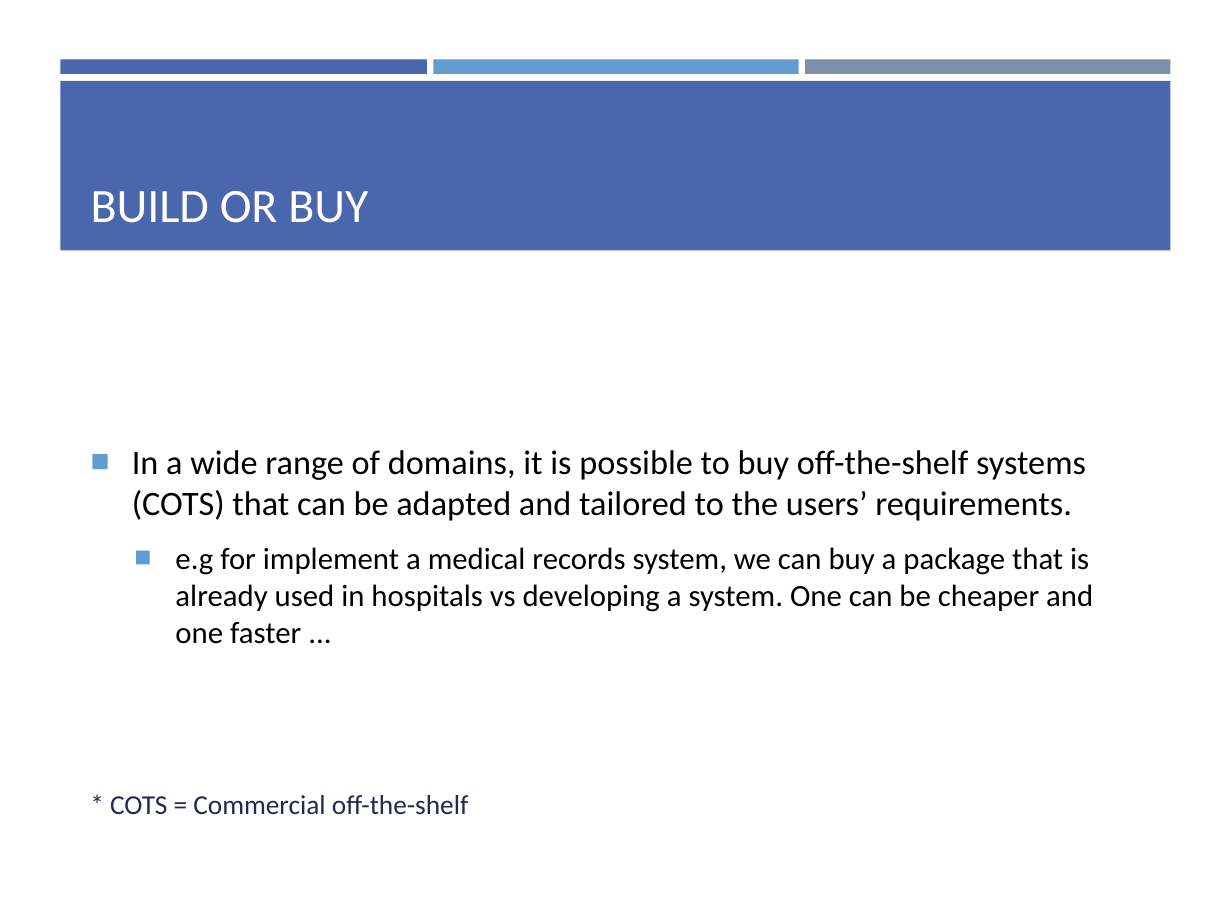
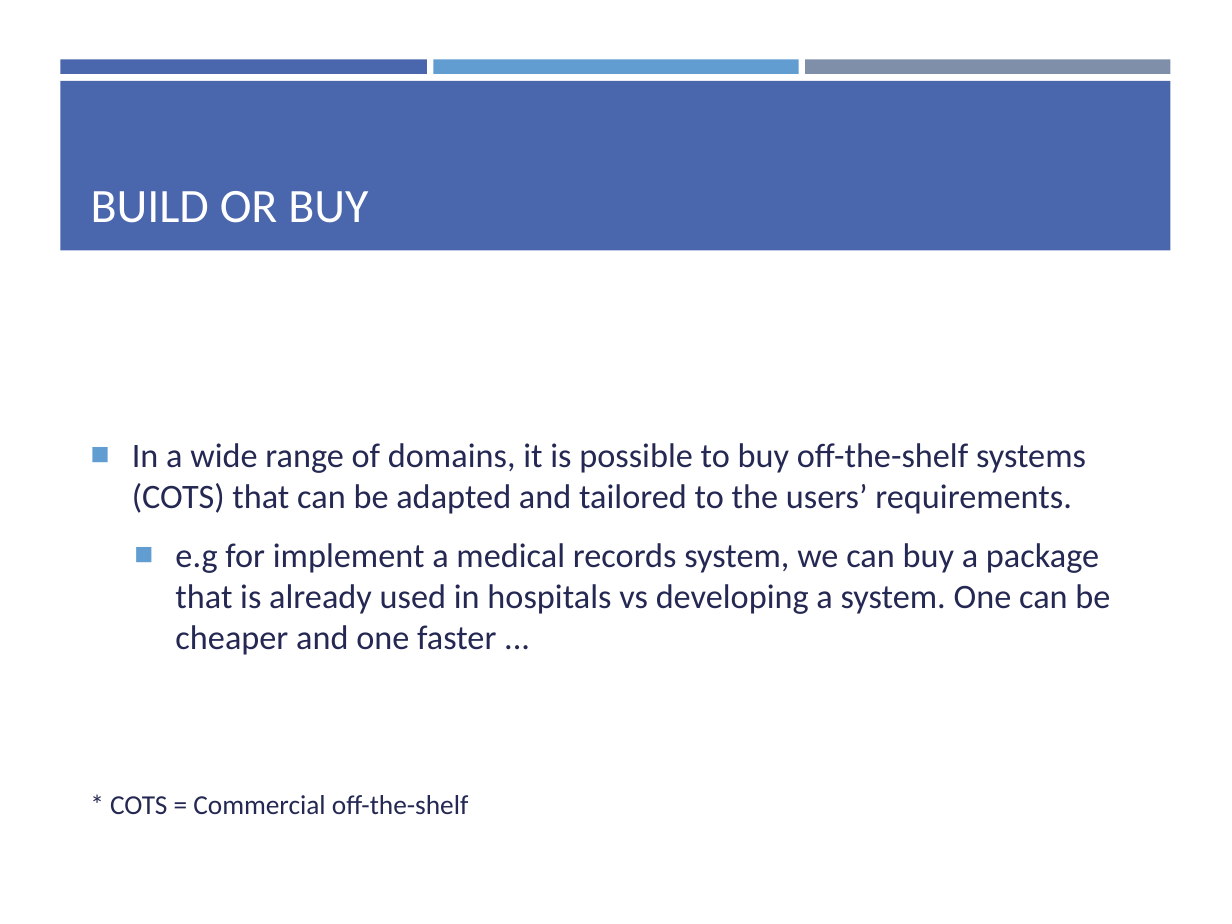
Before and after one commit to yazdipour/presentations, a slide deck: slide 5 of 2019Nov_Design_Implementation/Ch7.pptx. Drawn at 1232x924 pixels with LibreOffice and Linux fonts; fonts in the diff are those of the drawing. Boxes give left, top, right and bottom in pixels: in the first picture for what was removed or moved away, otherwise in the second. Text is boxed around its words. In the diff, an @@ line names an element or a change of style, - is before the commit and + after.

```diff
--- a/2019Nov_Design_Implementation/Ch7.pptx
+++ b/2019Nov_Design_Implementation/Ch7.pptx
@@ text "In a wide range of ..." at (x1=132, y1=443, x2=1110, y2=655): text colour #000000 to #242852; size 18 to 20 pt in "e.g for implement a medical records system, ..." @@
```
Also in this commit, not shown: 6 other slides changed, 1 slide added, 2 other files.
